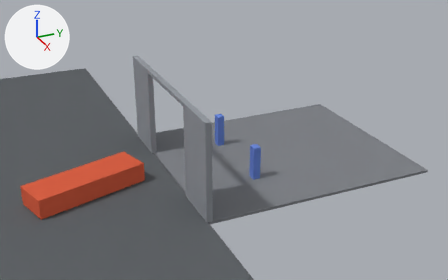
A saved change to the Blender file assets/source/garage-departure.blend.
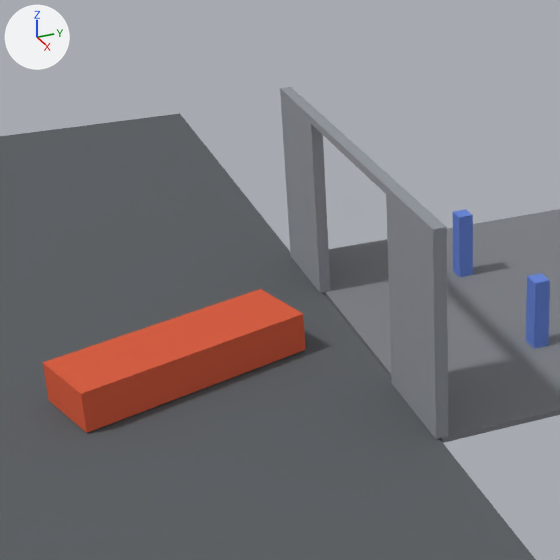
There are two pictures of each version: one whole from a 50 mm camera at (28.18, -15.93, 15.43) aimed at (0.56, -3.49, 1.62), one close up on the part from 0% to 59% of the width and 5% to 100% of the height. Every picture has the same lights, and +X, +Y and +Z are marked at upper left. The first two pictures are the older version. Both versions are drawn at frame 120 of the action 'departure.car.rootAction'; the numbers are the values there.

Names of what the first close-up shows: 'bay floor', 'car clearance envelope', 'crew.release.-1', 'crew.release.1', 'door jamb', 'door jamb.001', 'door lintel', 'lane'.
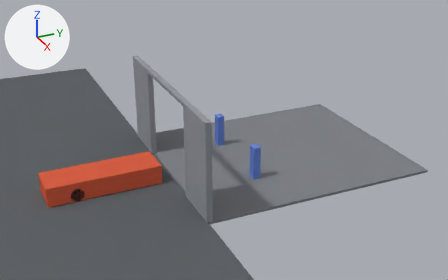
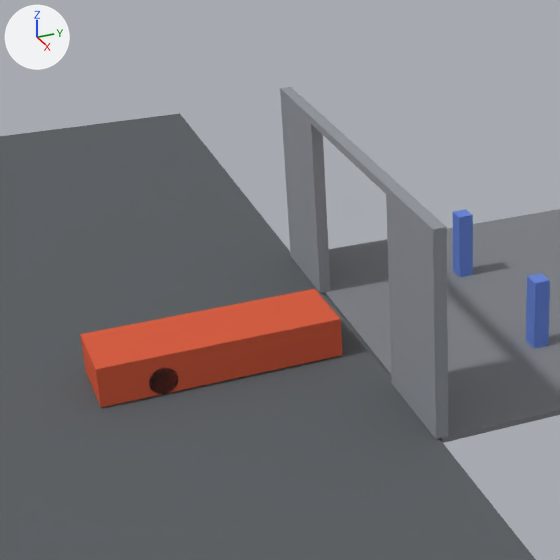
ob_departure_car_root is not drawn itself; it is the parent of ob_car_clearance_envelope.

Where the change shows, as pixel boxes [x1, y1, x2, y2] in the close-ups (560 x 560 px):
'car clearance envelope', moved, turned
    before: [43, 289, 305, 433]
    after: [80, 289, 342, 408]
'departure.wheel.front.R', added
    after: [149, 368, 178, 394]

What the commit changed:
Material 'Rubber' (mat_rubber) is new.
Its base color is (0.02, 0.02, 0.025) (black #27272c).
Mesh me_cylinder_002 is new.
It is a 32-sided cylinder along x spanning x -0.16..0.16, y -0.342..0.342, z -0.342..0.342.
It uses material mat_rubber (black #27272c).
Object 'departure.car.root' (ob_departure_car_root) moves from (0.145, -10.75, 0.0) to (0.0011, -9.864, 0.0).
Object 'departure.car.root' (ob_departure_car_root) turns from (0, 0, 17) to (0, 0, 1.1) degrees about x, y and z.
Object 'departure.wheel.front.R' (ob_departure_wheel_front_r) is new; it shows me_cylinder_002.
Its parent is ob_departure_car_root.
Its location is (0.79, -1.7, 0.34).
Its rotation in degrees is (222, 0, 0).
